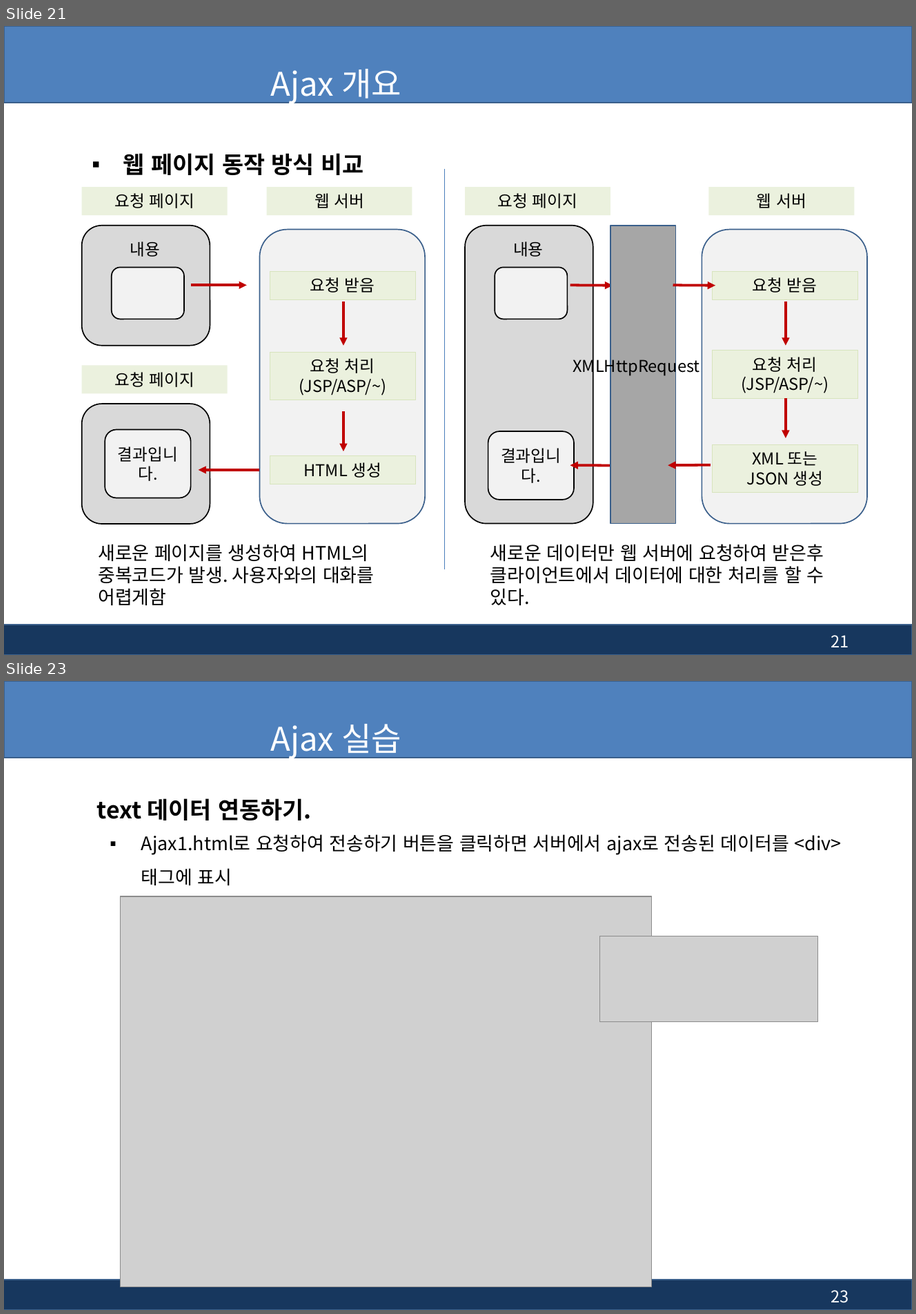
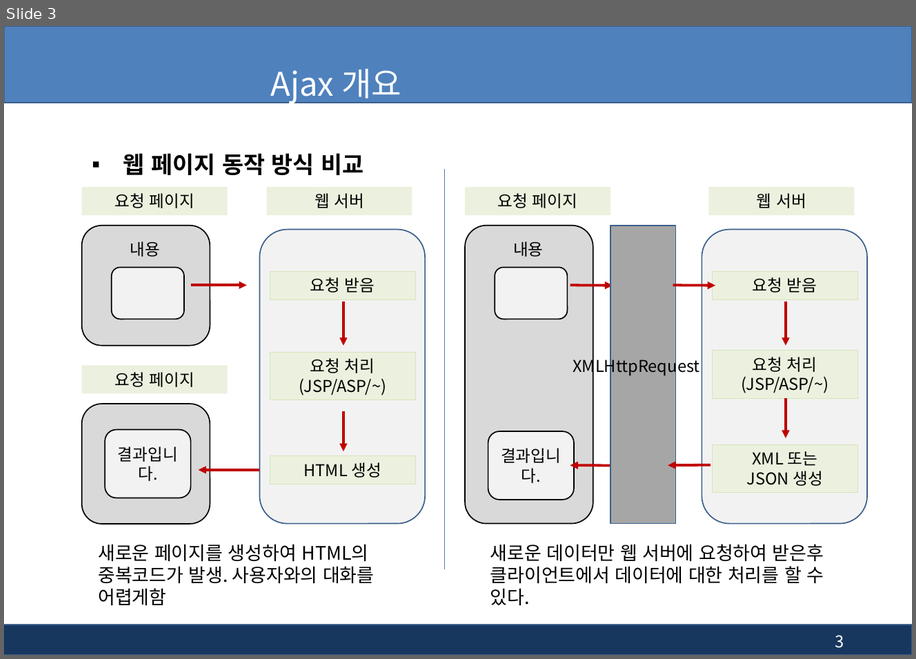
Before and after one commit to pshho/ngreen_project, a slide deck: jspWorks/자료/jsp_ppt/13장. jsp - 부트스트랩(Bootstrap), Ajax.pptx. Shown one above the other, each under a label of ours: slides 21 and 23 before the commit, slide 3 after it; the slides between them are not shown. The pictures are 916x1314 and 916x659 pixels, drawn with LibreOffice and Linux fonts; fonts in the diff are those of the drawing; grey boxes stand for pictures; background and template pictures are left out. Boxes give left, top, right and bottom in pixels: in the first picture for what was removed or moved away, otherwise in the second. Text is boxed around its words. In the diff, an @@ line names an element or a change of style, - is before the commit and + after.

```diff
--- a/jspWorks/자료/jsp_ppt/13장. jsp - 부트스트랩(Bootstrap), Ajax.pptx
+++ b/jspWorks/자료/jsp_ppt/13장. jsp - 부트스트랩(Bootstrap), Ajax.pptx
@@ slide 23 removed at [4, 681, 912, 1310], background #FFFFFF; not listed: 2 template elements that a slide beside it also shows @@
@@ title removed at [271, 724, 401, 759] @@
-Ajax 실습
@@ text removed at [97, 798, 311, 820] @@
-text 데이터 연동하기.
@@ text removed at [141, 834, 841, 885] @@
-▪ Ajax1.html로 요청하여 전송하기 버튼을 클릭하면 서버에서 ajax로 전송된 데이터를 <div> 태그에 표시
@@ picture removed at [121, 896, 652, 1286] @@
@@ picture removed at [600, 936, 818, 1021] @@
@@ page number removed at [831, 1290, 849, 1303] @@
-23
@@ what was slide 21 is now slide 3 @@
@@ page number at [835, 635, 844, 648]: text changed @@
-21
+3
```
Also in this commit, not shown: 6 slides changed, 3 slides added, 8 other slides removed, 17 other files.
